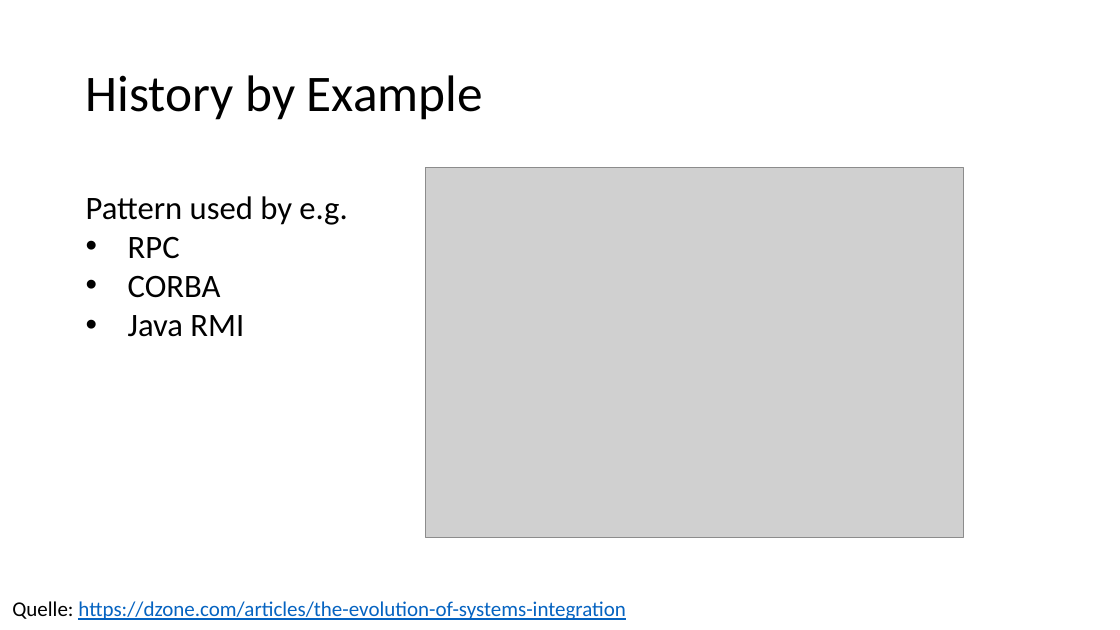
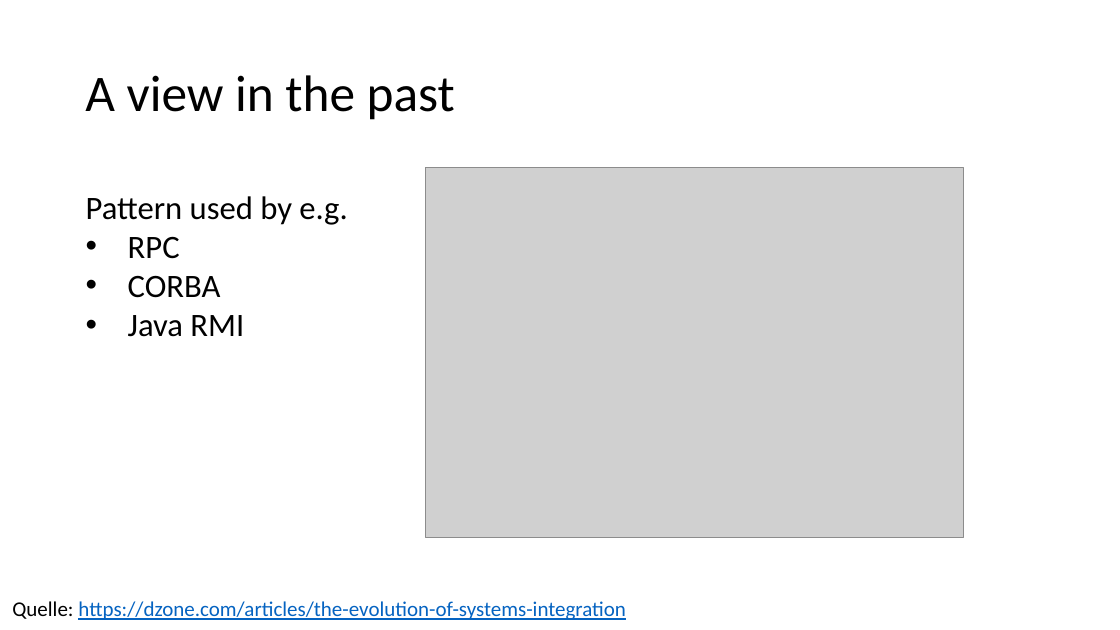
Before and after one commit to danielwagn3r/apimgmt-workshop, a slide deck: slide 4 of API Gateway.pptx. Drawn at 1120x630 pixels with LibreOffice and Linux fonts; fonts in the diff are those of the drawing; grey boxes stand for pictures. Boxes give left, top, right and bottom in pixels: in the first picture for what was removed or moved away, otherwise in the second. Text is boxed around its words. In the diff, an @@ line names an element or a change of style, - is before the commit and + after.

```diff
--- a/API Gateway.pptx
+++ b/API Gateway.pptx
@@ title at bbox=[85, 75, 455, 120]: text changed @@
-History by Example
+A view in the past
```
Also in this commit, not shown: 7 other slides changed, 22 slides added, 2 slides removed, 1 other file.
